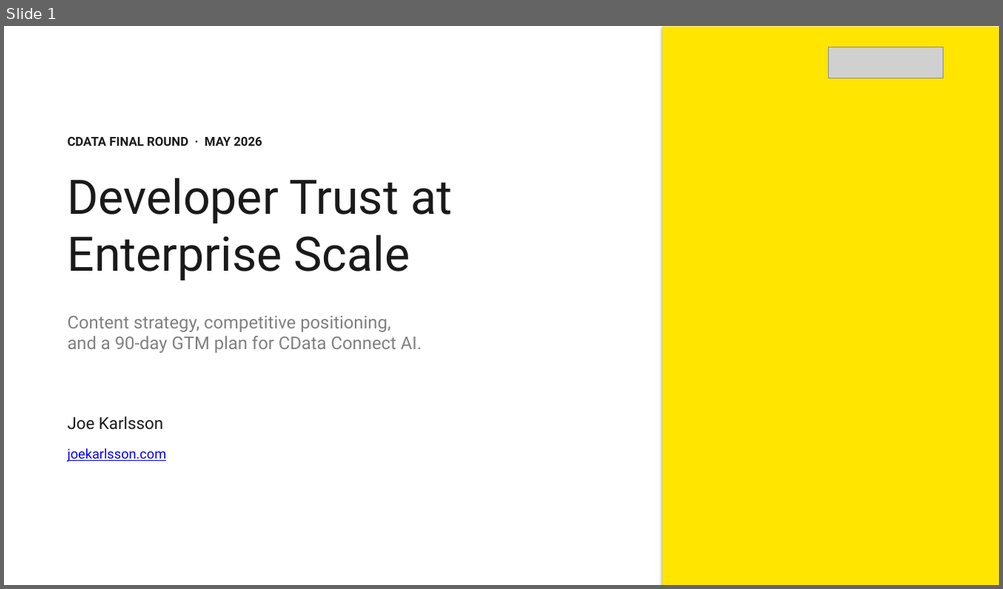
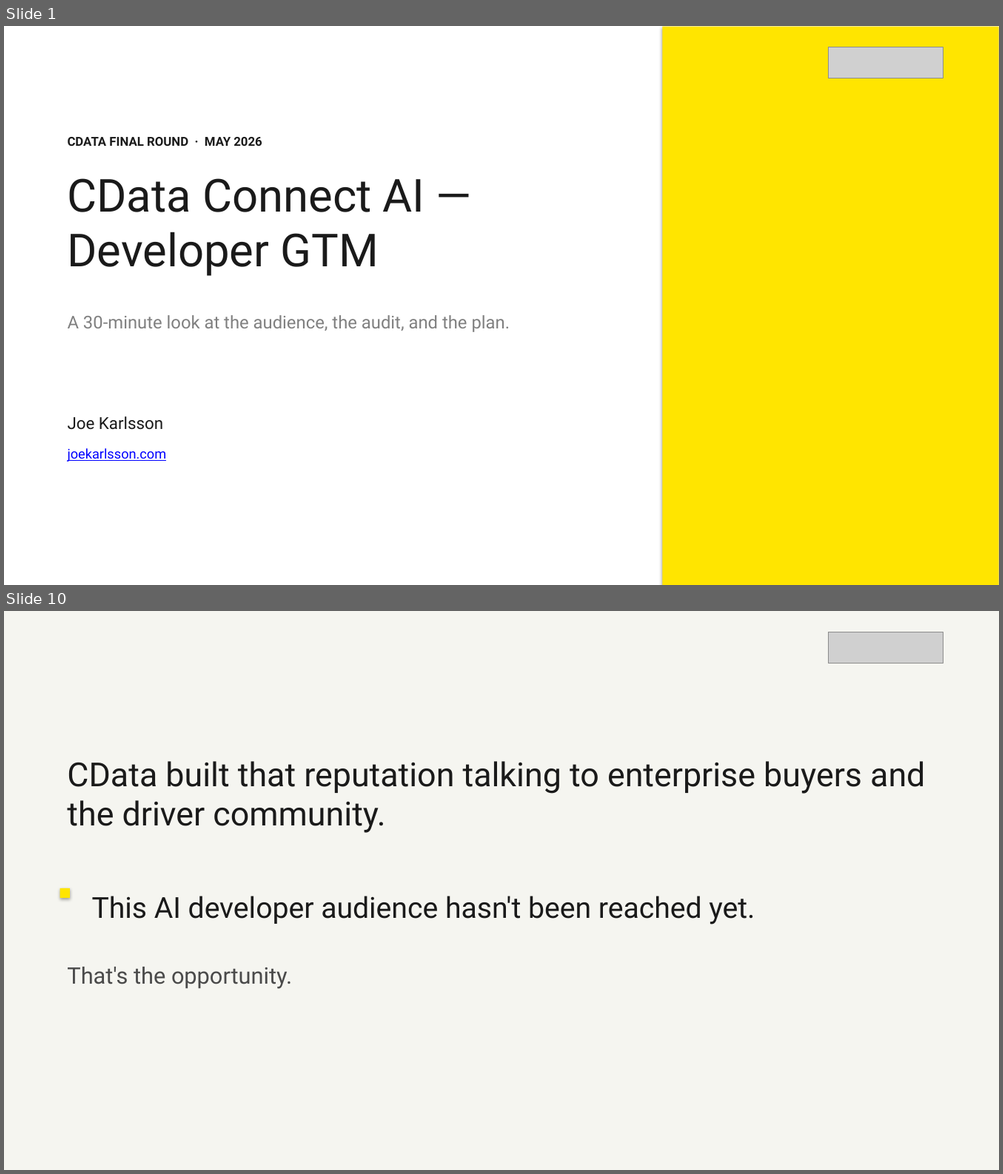
Before and after one commit to JoeKarlsson/connect-ai-agent-demo, a slide deck: presentation/cdata-interview.pptx. Shown one above the other, each under a label of ours: slide 1 before the commit, slides 1 and 10 after it; the slides between them are not shown. The pictures are 1003x589 and 1003x1174 pixels, drawn with LibreOffice and Linux fonts; fonts in the diff are those of the drawing; grey boxes stand for pictures. Boxes give left, top, right and bottom in pixels: in the first picture for what was removed or moved away, otherwise in the second. Text is boxed around its words. In the diff, an @@ line names an element or a change of style, - is before the commit and + after.

```diff
--- a/presentation/cdata-interview.pptx
+++ b/presentation/cdata-interview.pptx
@@ slide 10 added at (4, 611, 999, 1170), background #F5F5F0 @@
@@ picture added at (828, 632, 943, 664) @@
@@ text added at (67, 761, 925, 833), 32 pt, text #1A1A1A @@
+CData built that reputation talking to enterprise buyers and the driver community.
@@ rectangle added at (60, 889, 70, 898), fill #FFE500 @@
@@ text added at (92, 896, 754, 925), 28 pt, text #1A1A1A @@
+This AI developer audience hasn't been reached yet.
@@ text added at (67, 967, 292, 989), 22 pt, text #4A4A4A @@
+That's the opportunity.
@@ slide 1 changed as well @@
@@ text at (68, 178, 425, 276): text changed; size 46 to 44 pt @@
-Developer Trust at Enterprise Scale
+CData Connect AI — Developer GTM
@@ text at (68, 315, 510, 332): text changed @@
-Content strategy, competitive positioning,
-and a 90-day GTM plan for CData Connect AI.
+A 30-minute look at the audience, the audit, and the plan.
```
Also in this commit, not shown: 1 other slide changed, 42 other slides added, 18 slides removed, 8 other files.
